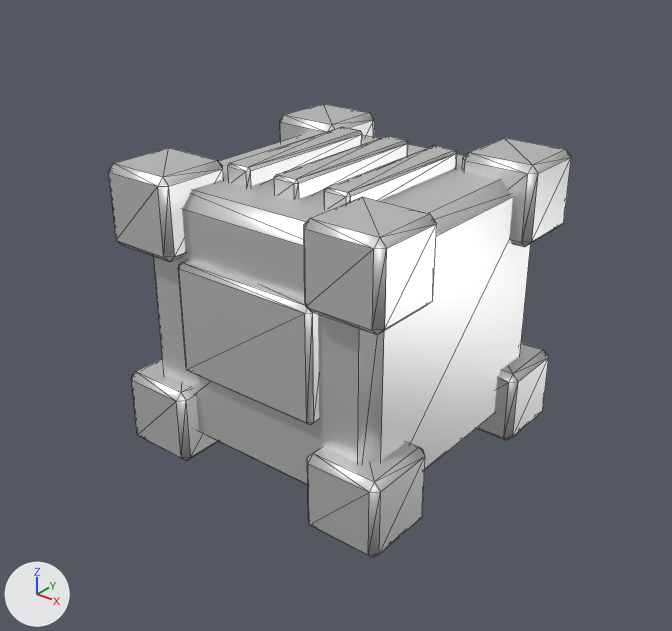
Two versions of the FBX model Assets/Art/Generated/Models/SM_Enemy_Basic.fbx, one commit apart.
Rendered twice from a 50 mm lens placed at (0.918, -1.172, 0.951), pointed at (0.014, -0.041, 0.25). The lights are fixed; the arrows at lower left show +X, +Y and +Z. The first picture is the older version. Mesh edges are drawn as thin lines. Where no turn or scale is listed for an object, it has been applied to the vertices.

In view in the first picture: 'SM_Enemy_Basic'.
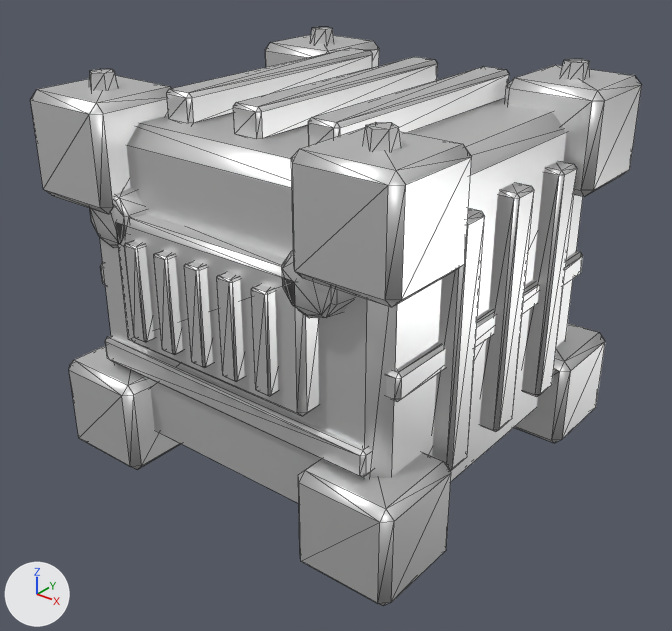
The change, as a diff of the scene's bpy script:
```diff
--- a/Assets/Art/Generated/Models/SM_Enemy_Basic.fbx.py
+++ b/Assets/Art/Generated/Models/SM_Enemy_Basic.fbx.py
@@ me_sm_enemy_basic_001 @@
-me_sm_enemy_basic_001.from_pydata(...)  # 312 vertices, 572 faces; spans x -0.275..0.275, y -0.275..0.275, z 0.0..0.52
+me_sm_enemy_basic_001.from_pydata(...)  # 752 vertices, 1376 faces; spans x -0.35..0.35, y -0.352..0.35, z 0.0..0.665
+# me_sm_enemy_basic_001 part 1: the loose piece of 24 vertices spanning x -0.275..-0.135, y -0.275..-0.135, z 0.0..0.14 is scaled about its middle by 1.22, then moved by (-0.06, -0.06, 0.015)
+# me_sm_enemy_basic_001 part 2: the loose piece of 24 vertices spanning x -0.275..-0.135, y -0.275..-0.135, z 0.38..0.52 is scaled about its middle by 1.22, then moved by (-0.06, -0.06, 0.105)
+# me_sm_enemy_basic_001 part 3: a new loose piece, a 6-sided cut cone along z (radius 0.024 at the low end, 0.02 at the high end) spanning x -0.286..-0.244, y -0.289..-0.241, z 0.635..0.665, in mat_m_enemy_basic (white #e7e7e7)
+# me_sm_enemy_basic_001 part 4: the loose piece of 24 vertices spanning x -0.275..-0.135, y 0.135..0.275, z 0.38..0.52 is scaled about its middle by 1.22, then moved by (-0.06, 0.06, 0.105)
+# me_sm_enemy_basic_001 part 5: a new loose piece, a 6-sided cut cone along z (radius 0.024 at the low end, 0.02 at the high end) spanning x -0.286..-0.244, y 0.241..0.289, z 0.635..0.665, in mat_m_enemy_basic (white #e7e7e7)
+# me_sm_enemy_basic_001 part 6: the loose piece of 24 vertices spanning x 0.135..0.275, y -0.275..-0.135, z 0.0..0.14 is scaled about its middle by 1.22, then moved by (0.06, -0.06, 0.015)
+# me_sm_enemy_basic_001 part 7: the loose piece of 24 vertices spanning x 0.135..0.275, y -0.275..-0.135, z 0.38..0.52 is scaled about its middle by 1.22, then moved by (0.06, -0.06, 0.105)
+# me_sm_enemy_basic_001 part 8: a new loose piece, a 6-sided cut cone along z (radius 0.024 at the low end, 0.02 at the high end) spanning x 0.244..0.286, y -0.289..-0.241, z 0.635..0.665, in mat_m_enemy_basic (white #e7e7e7)
+# me_sm_enemy_basic_001 part 9: the loose piece of 24 vertices spanning x 0.135..0.275, y 0.135..0.275, z 0.0..0.14 is scaled about its middle by 1.22, then moved by (0.06, 0.06, 0.015)
+# me_sm_enemy_basic_001 part 10: the loose piece of 24 vertices spanning x 0.135..0.275, y 0.135..0.275, z 0.38..0.52 is scaled about its middle by 1.22, then moved by (0.06, 0.06, 0.105)
+# me_sm_enemy_basic_001 part 11: a new loose piece, a 6-sided cut cone along z (radius 0.024 at the low end, 0.02 at the high end) spanning x 0.244..0.286, y 0.241..0.289, z 0.635..0.665, in mat_m_enemy_basic (white #e7e7e7)
+# me_sm_enemy_basic_001 part 12: the loose piece of 24 vertices spanning x -0.125..-0.075, y -0.15..0.15, z 0.48..0.52 is scaled about its middle by (1.09, 1.54, 1.26), then moved by (-0.04, 0.0, 0.12)
+# me_sm_enemy_basic_001 part 13: the loose piece of 24 vertices spanning x -0.025..0.025, y -0.15..0.15, z 0.48..0.52 is scaled about its middle by (1.09, 1.54, 1.26), then moved by (0.0, 0.0, 0.12)
+# me_sm_enemy_basic_001 part 14: the loose piece of 24 vertices spanning x 0.075..0.125, y -0.15..0.15, z 0.48..0.52 is scaled about its middle by (1.09, 1.54, 1.26), then moved by (0.04, 0.0, 0.12)
+# me_sm_enemy_basic_001 part 15: the loose piece of 24 vertices spanning x -0.14..0.14, y -0.26..-0.21, z 0.18..0.38 is scaled about its middle by (1.36, 1.19, 1.09), then moved by (0.0, -0.07, 0.08)
+# me_sm_enemy_basic_001 part 16: the loose piece of 24 vertices spanning x -0.24..0.24, y -0.24..0.24, z 0.03..0.49 is rebuilt with 24 vertices and now spans x -0.3..0.3, y -0.3..0.3, z 0.04..0.6
+# me_sm_enemy_basic_001 part 17: 392 vertices added at x -0.333..0.333, y -0.352..0.313, z 0.13..0.53
+# other edits to the shape of me_sm_enemy_basic_001 do not show in these pictures
 me_sm_enemy_basic_001.materials.append(mat_m_enemy_basic)
```

Pixel boxes [x1, y1, x2, y2] of what changed, in the pictures (672 x 631 px; the box of a moved part takes in the faces that stretch with it):
'SM_Enemy_Basic', reshaped (32% wider, 28% taller)
    before: [109, 104, 571, 557]
    after: [30, 27, 642, 605]
part 1 of me_sm_enemy_basic_001, moved or reshaped
    before: [131, 358, 218, 460]
    after: [69, 345, 181, 469]
part 2 of me_sm_enemy_basic_001, moved or reshaped
    before: [109, 148, 223, 262]
    after: [30, 76, 172, 214]
part 3 of me_sm_enemy_basic_001, added
    after: [89, 69, 118, 91]
part 4 of me_sm_enemy_basic_001, moved or reshaped
    before: [280, 104, 374, 142]
    after: [265, 35, 379, 67]
part 5 of me_sm_enemy_basic_001, added
    after: [310, 27, 334, 44]
part 6 of me_sm_enemy_basic_001, moved or reshaped
    before: [307, 442, 425, 557]
    after: [298, 453, 451, 605]
part 7 of me_sm_enemy_basic_001, moved or reshaped
    before: [304, 197, 437, 335]
    after: [291, 127, 472, 307]
part 8 of me_sm_enemy_basic_001, added
    after: [363, 122, 401, 151]
part 9 of me_sm_enemy_basic_001, moved or reshaped
    before: [476, 343, 549, 440]
    after: [514, 323, 605, 443]
part 10 of me_sm_enemy_basic_001, moved or reshaped
    before: [462, 138, 571, 247]
    after: [505, 65, 642, 197]
part 11 of me_sm_enemy_basic_001, added
    after: [560, 59, 590, 79]
part 12 of me_sm_enemy_basic_001, moved or reshaped
    before: [228, 127, 362, 186]
    after: [167, 48, 373, 124]
part 13 of me_sm_enemy_basic_001, moved or reshaped
    before: [274, 136, 408, 199]
    after: [233, 57, 438, 139]
part 14 of me_sm_enemy_basic_001, moved or reshaped
    before: [324, 146, 457, 209]
    after: [308, 66, 509, 146]
part 15 of me_sm_enemy_basic_001, moved or reshaped
    before: [178, 260, 319, 425]
    after: [116, 214, 319, 416]
part 16 of me_sm_enemy_basic_001, rebuilt (28% wider, 16% taller)
    before: [153, 135, 531, 485]
    after: [100, 98, 583, 503]
part 17 of me_sm_enemy_basic_001, added
    after: [90, 161, 583, 477]
